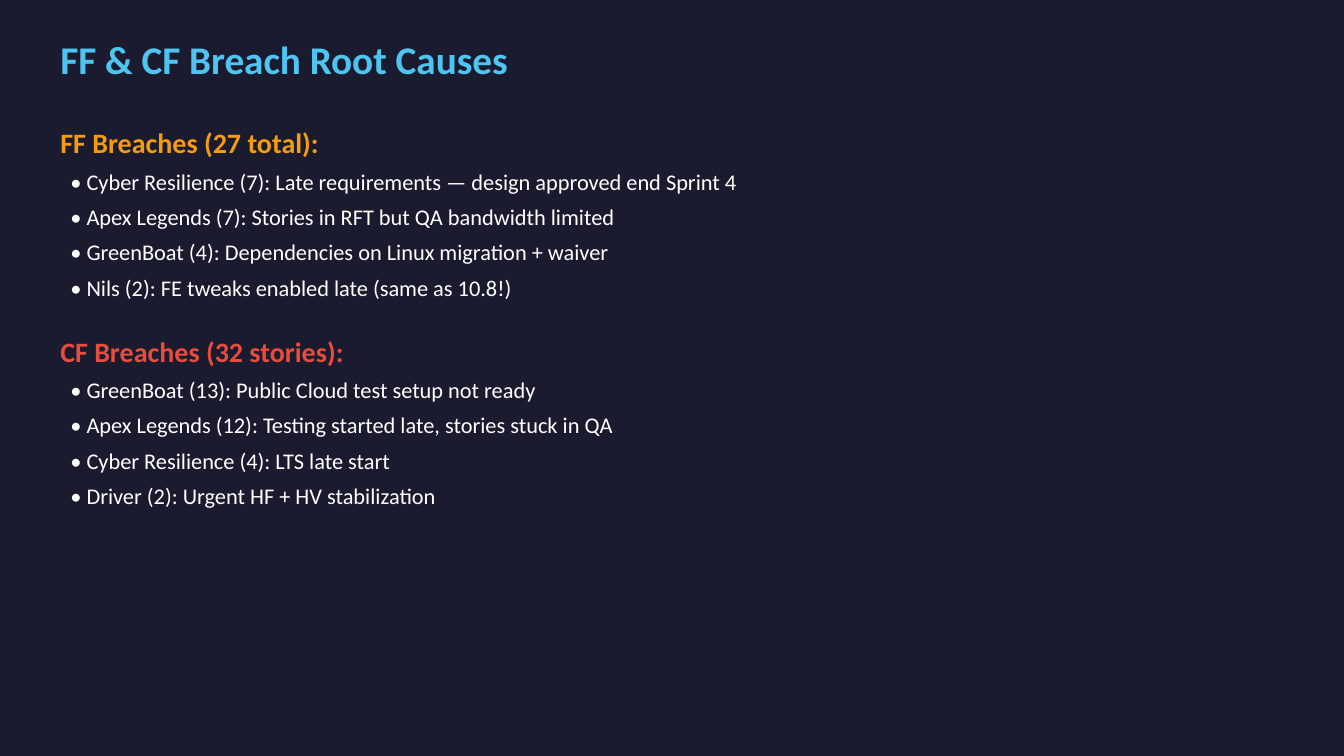
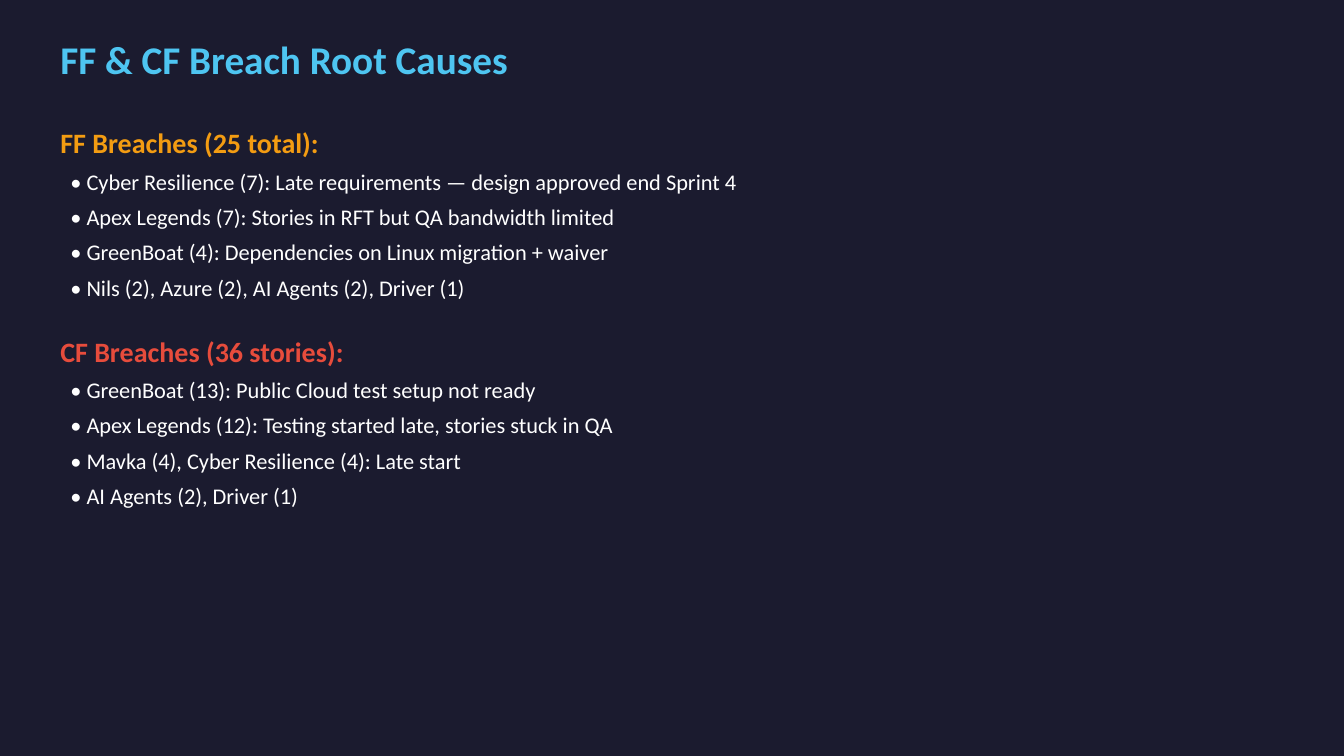
Before and after one commit to sandra-biton/retro, a slide deck: slide 7 of retro_109_presentation.pptx. Drawn at 1344x756 pixels with LibreOffice and Linux fonts; fonts in the diff are those of the drawing. Boxes give left, top, right and bottom in pixels: in the first picture for what was removed or moved away, otherwise in the second. Text is boxed around its words. In the diff, an @@ line names an element or a change of style, - is before the commit and + after.

```diff
--- a/retro_109_presentation.pptx
+++ b/retro_109_presentation.pptx
@@ text at bbox=[60, 132, 319, 157]: text changed @@
-FF Breaches (27 total):
+FF Breaches (25 total):
@@ text at bbox=[60, 280, 465, 366]: text changed @@
-• Nils (2): FE tweaks enabled late (same as 10.8!)
-CF Breaches (32 stories):
+• Nils (2), Azure (2), AI Agents (2), Driver (1)
+CF Breaches (36 stories):
@@ text at bbox=[87, 453, 461, 508]: text changed @@
-• Cyber Resilience (4): LTS late start
-• Driver (2): Urgent HF + HV stabilization
+• Mavka (4), Cyber Resilience (4): Late start
+• AI Agents (2), Driver (1)
```
Also in this commit, not shown: 10 other slides changed, 1 other file.
